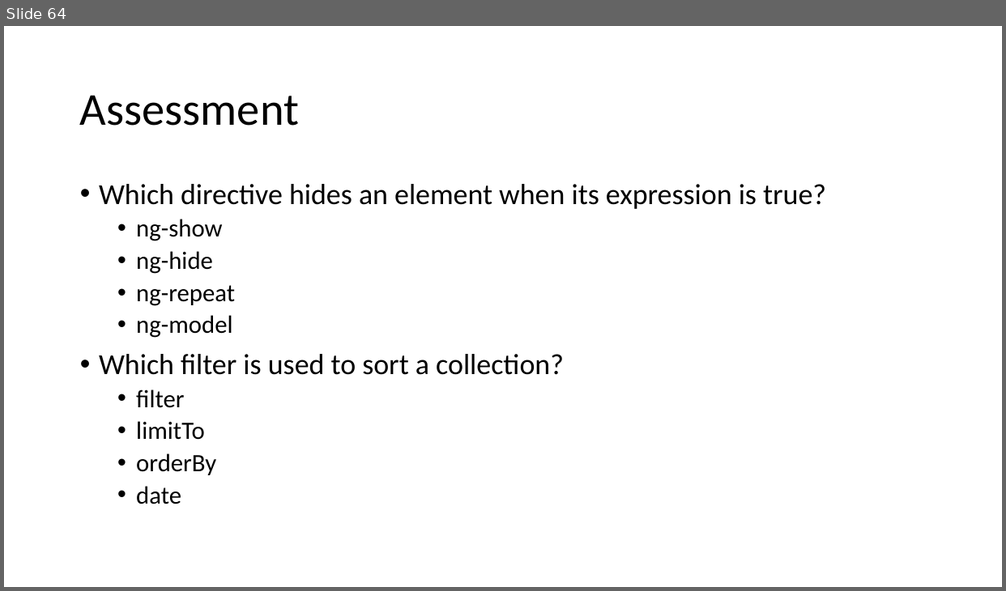
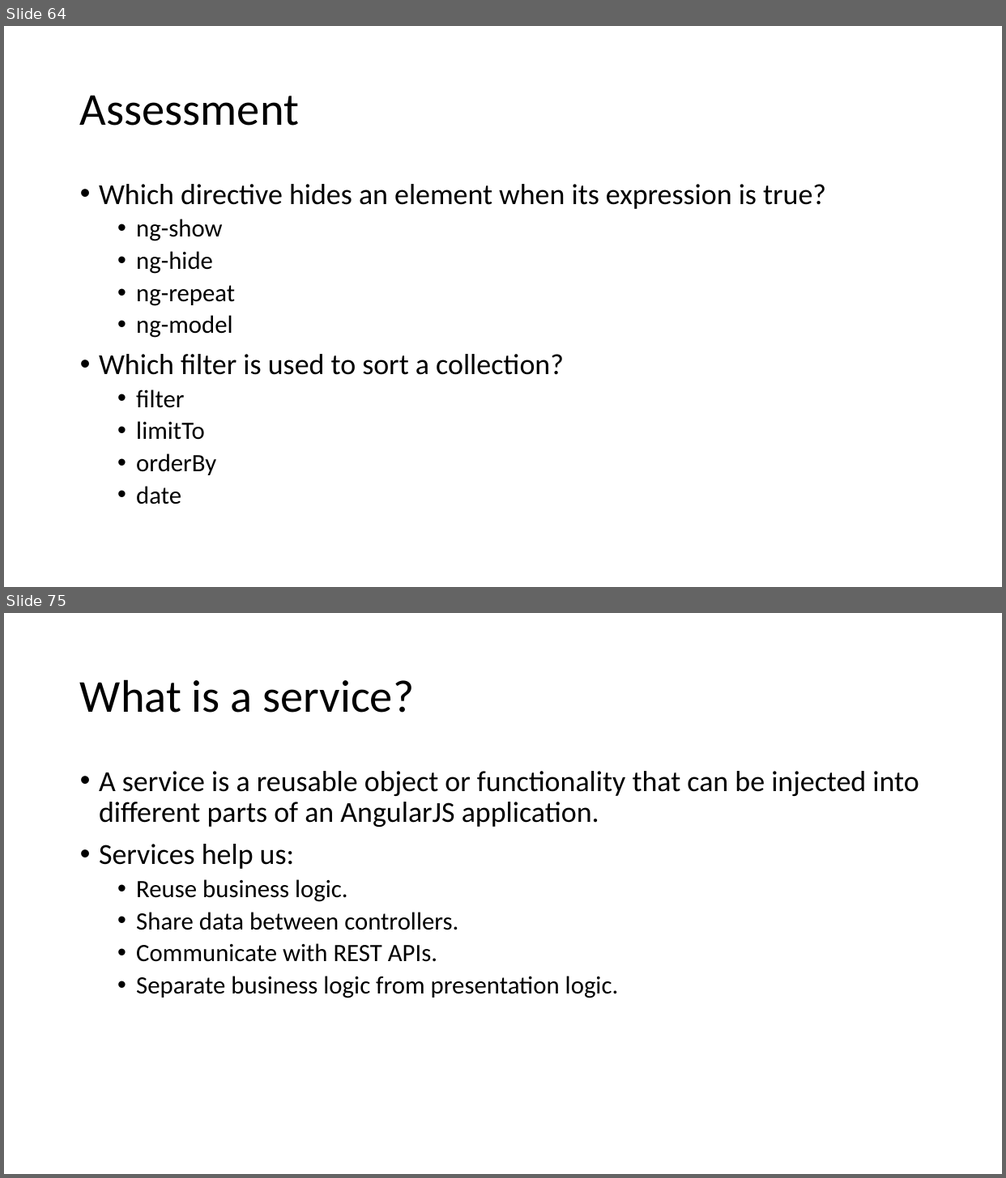
Before and after one commit to vivek-gohil/MIT, a slide deck: Angular JS.pptx. Shown one above the other, each under a label of ours: slide 64 before the commit, slides 64 and 75 after it; the slides between them are not shown. The pictures are 1006x591 and 1006x1178 pixels, drawn with LibreOffice and Linux fonts; fonts in the diff are those of the drawing. Boxes give left, top, right and bottom in pixels: in the first picture for what was removed or moved away, otherwise in the second. Text is boxed around its words. In the diff, an @@ line names an element or a change of style, - is before the commit and + after.

```diff
--- a/Angular JS.pptx
+++ b/Angular JS.pptx
@@ slide 75 added at box(4, 613, 1002, 1174), background #FFFFFF @@
@@ title added at box(80, 679, 414, 713), 44 pt, text #000000 @@
+What is a service?
@@ text added at box(99, 771, 918, 999), 28 pt, text #000000 @@
+• A service is a reusable object or functionality that can be injected into different parts of an AngularJS application.
+• Services help us:
+  • Reuse business logic.
+  • Share data between controllers.
+  • Communicate with REST APIs.
+  • Separate business logic from presentation logic.
```
Also in this commit, not shown: 2 slides changed, 24 other slides added.
